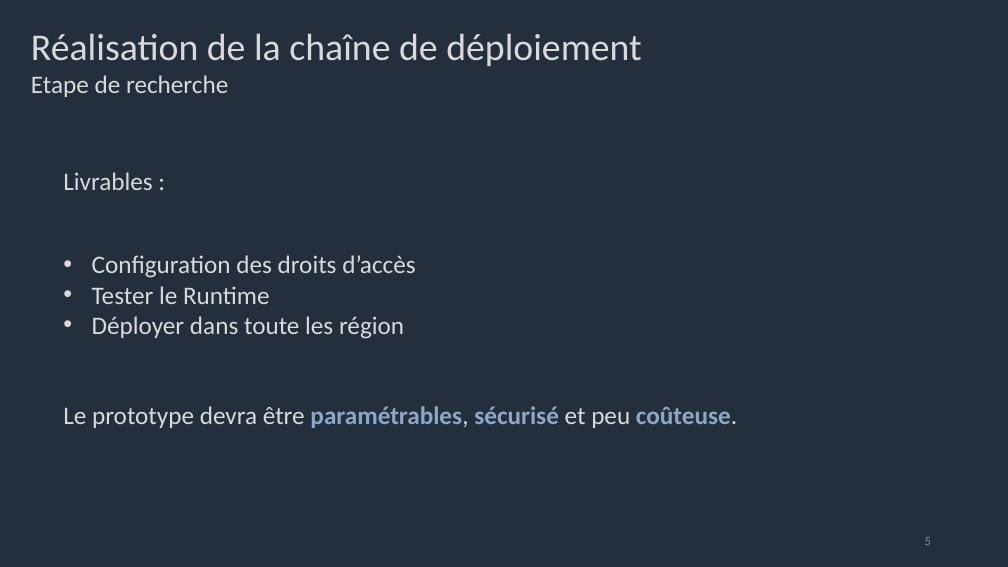
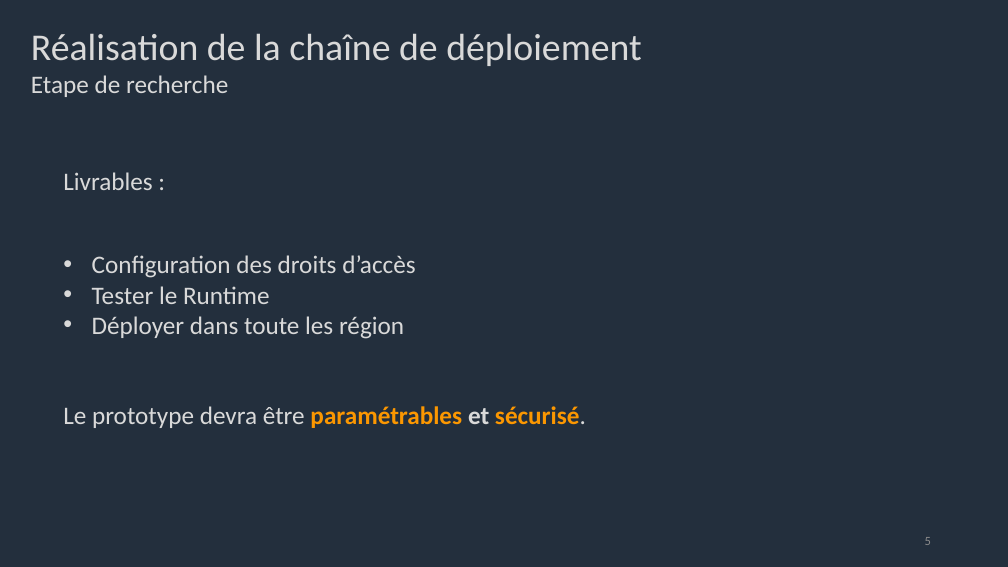
Before and after one commit to Sand-jrd/HelloPipepline, a slide deck: slide 5 of DiapoPourSoutenance.pptx. Drawn at 1008x567 pixels with LibreOffice and Linux fonts; fonts in the diff are those of the drawing. Boxes give left, top, right and bottom in pixels: in the first picture for what was removed or moved away, otherwise in the second. Text is boxed around its words. In the diff, an @@ line names an element or a change of style, - is before the commit and + after.

```diff
--- a/DiapoPourSoutenance.pptx
+++ b/DiapoPourSoutenance.pptx
@@ text at (63,406,586,428): text changed; text colour #8FA7C4 to #D9D9D9 @@
-Le prototype devra être paramétrables, sécurisé et peu coûteuse.
+Le prototype devra être paramétrables et sécurisé.
```
Also in this commit, not shown: 8 other slides changed, 2 slides added.
